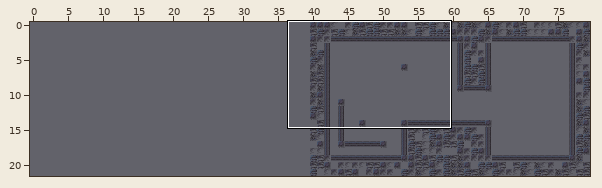
Tiled map: asset/room_0.tmx. The first picture is a wide view before the edit; the outline marks the close-up.
Close-up. Earlier state:
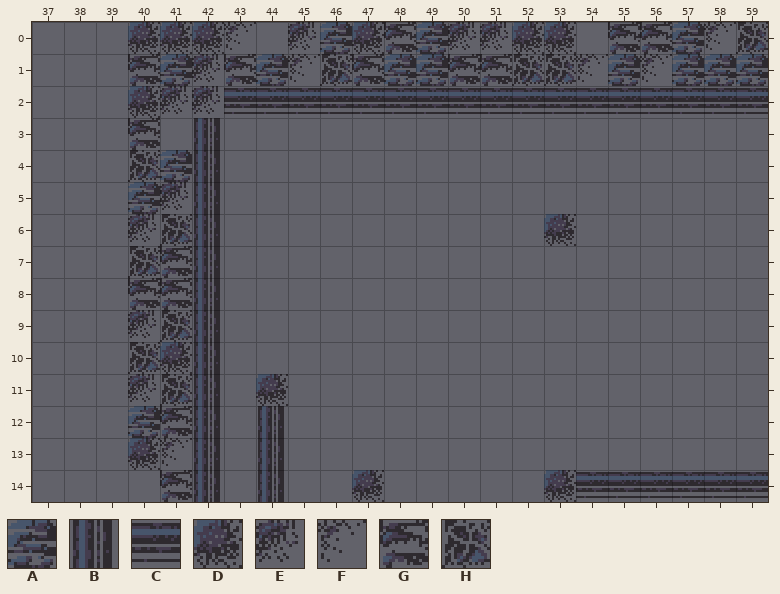
Cells are 16x16 px. Shown: x 37..59, y 0..14. The commit also changed other parts of the map, which this record leaves out. The old version is drawn lined up with the new one.
Key: from "tileset": A 0, B 1, C 2, D 3, E 4, F 5, G 32, H 33.
_ is an empty cell.
Layer "collision" before, first column x 37:
 0 ___DDDF_EADGAEEDD_GGAFH
 1 ___GAEGAFHGAAGGHHFAFAAA
 2 ___DEECCCCCCCCCCCCCCCCC
 3 ___G_B_________________
 4 ___HAB_________________
 5 ___AEB_________________
 6 ___EHB__________D______
 7 ___HGB_________________
 8 ___GGB_________________
 9 ___EHB_________________
10 ___HDB_________________
11 ___EHB_D_______________
12 ___AGB_B_______________
13 ___DFB_B_______________
14 ____GB_B__D_____DCCCCCC
After the commit:
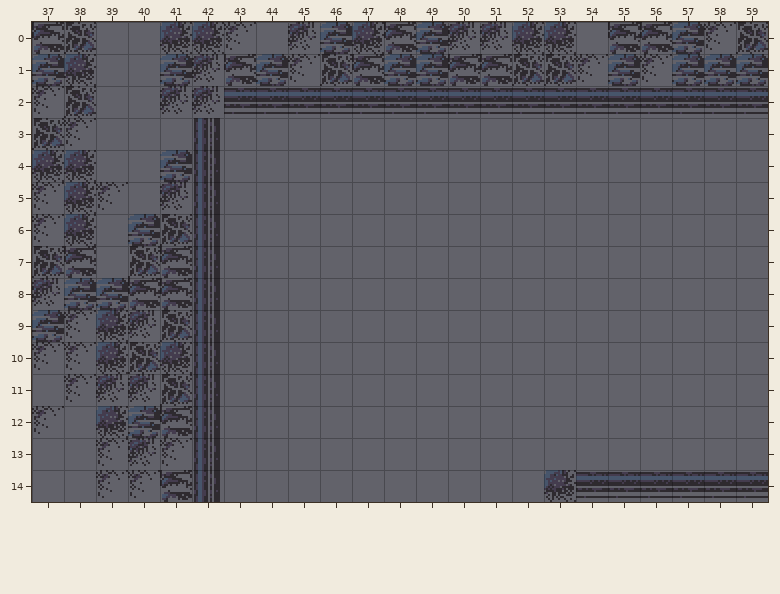
Changes in this commit:
map size 40x22 -> 80x22 cells (old content now starts at 40,0; both pictures use the new coordinates)
Layer "collision":
The edit turns tile E into tile A in row 6 at x 40.
There is now tile A in row 1 at x 37; in row 8 at x 38 to 39; in row 9 at x 37.
There is now tile D in row 1 at x 38; in row 4 at x 37 to 38; in rows 5 to 6 at x 38; in rows 9 to 10 at x 39; in row 12 at x 39.
The edit turns tile D into tile E in row 13 at x 40.
There is now tile E in row 8 at x 37; in row 11 at x 39.
There is now tile F in row 2 at x 37; in row 3 at x 38; in row 5 at x 37 and 39; in row 6 at x 37; in row 9 at x 38; in row 10 at x 37 to 38.
There is now tile F in row 11 at x 38; in row 12 at x 37; in row 13 at x 39; in row 14 at x 39 to 40.
There is now tile G in row 0 at x 37; in row 7 at x 38.
There is now tile H in row 0 at x 38; in row 2 at x 38; in row 3 at x 37; in row 7 at x 37.
Tile A is removed in row 5 at x 40.
Tile B is removed in rows 12 to 14 at x 44.
Tile D is removed in row 0 at x 40; in row 2 at x 40; in row 6 at x 53; in row 11 at x 44; in row 14 at x 47.
Tile G is removed in row 1 at x 40; in row 3 at x 40.
Tile H is removed in row 4 at x 40.
Pixel boxes of the changes (left, top, right, bottom) in both close-ups:
changed: (32, 22, 160, 498)
removed: (544, 214, 576, 246)
removed: (256, 374, 288, 502)
removed: (352, 470, 384, 502)
